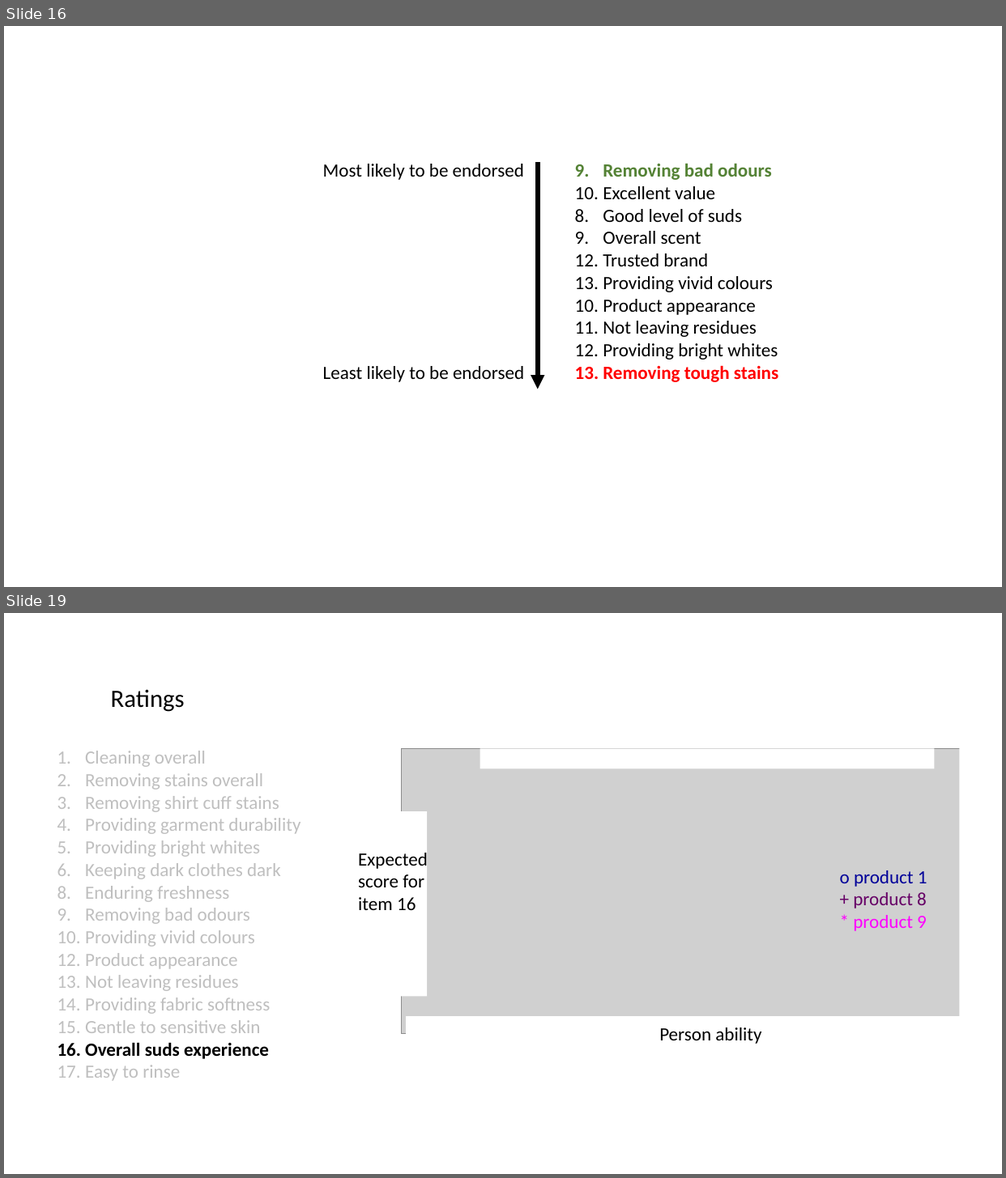
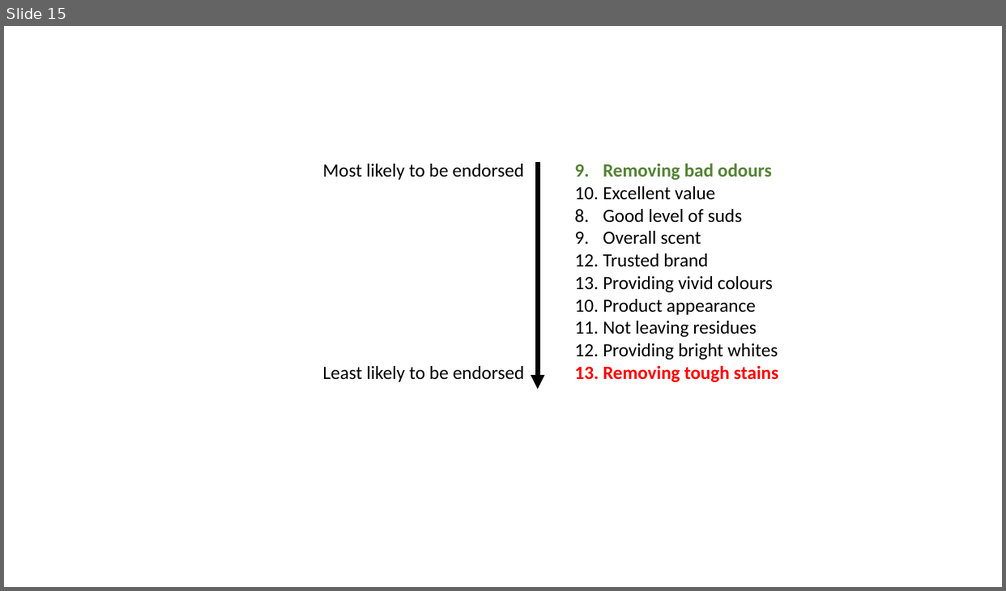
Before and after one commit to CaitlinChalk/data_science_internship, a slide deck: presentations/project1/presentation1_caitlin.pptx. Shown one above the other, each under a label of ours: slides 16 and 19 before the commit, slide 15 after it; the slides between them are not shown. The pictures are 1006x1178 and 1006x591 pixels, drawn with LibreOffice and Linux fonts; fonts in the diff are those of the drawing; grey boxes stand for pictures. Boxes give left, top, right and bottom in pixels: in the first picture for what was removed or moved away, otherwise in the second. Text is boxed around its words. In the diff, an @@ line names an element or a change of style, - is before the commit and + after.

```diff
--- a/presentations/project1/presentation1_caitlin.pptx
+++ b/presentations/project1/presentation1_caitlin.pptx
@@ slide 19 removed at <box>4,613,1002,1174</box>, background #FFFFFF @@
@@ text removed at <box>111,689,185,712</box> @@
-Ratings
@@ text removed at <box>85,751,300,1081</box> @@
-1. Cleaning overall
-2. Removing stains overall
-3. Removing shirt cuff stains
-4. Providing garment durability
-5. Providing bright whites
-6. Keeping dark clothes dark
-7. Enduring freshness
-8. Removing bad odours
-9. Providing vivid colours
-10. Product appearance
-11. Not leaving residues
-12. Providing fabric softness
-13. Gentle to sensitive skin
-14. Overall suds experience
-15. Easy to rinse
@@ group removed at <box>358,737,1002,1065</box>: 4 rectangles, 3 texts, 1 picture @@
-o product 1
-+ product 8
-* product 9
-Person ability
-Expected score for item 16
@@ what was slide 16 is now slide 15 @@
```
Also in this commit, not shown: 7 slides changed, 6 slides added, 7 other slides removed, 1 other file.
